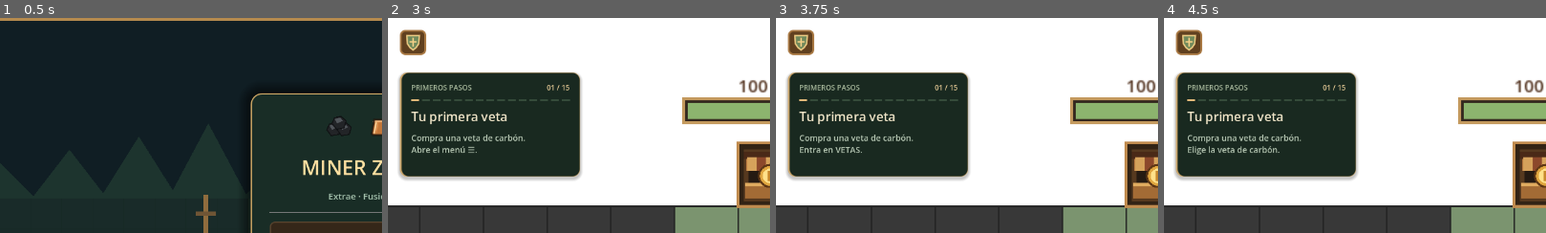
Above: before the commit, frames 1-4 (left to right).
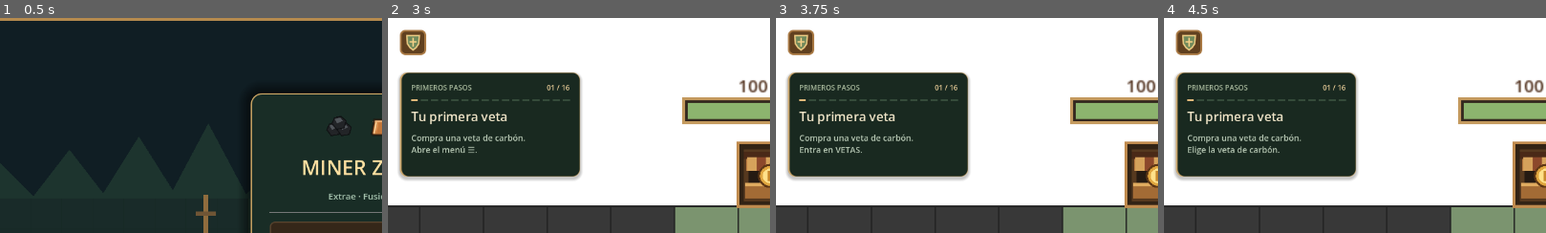
Above: after the commit, the same moments.

Repository: Therix13/MinerZombier
Game: Godot game, scene res://main.tscn
The game is run twice, just before and just after one commit, with the same random seed, the same clock (stepped at 60 frames per second) and the same inputs.
Inputs (mouse positions are % of the whole screen's width and height, from its top left):
- Up to frame 1 (0.5 s): no input
- Up to frame 2 (3 s): click "NUEVA PARTIDA" at 0.5 s; click "ACTIVAR CLIC AUTOMÁTICO" at 1.25 s; tap Enter at 2 s; move the mouse to (72, 45) at 2.02 s; tap Backspace at 2.1 s; click (72, 45) at 2.17 s; click "Omitir" at 2.75 s
- Up to frame 3 (3.75 s): click "☰" at 3.5 s
- Up to frame 4 (4.5 s): click (87, 18) at 4.27 s
The pictures show only the part of the screen within x 0-50%, y 0-50%; the shares and areas given below are measured in that part.

Frame 1 is identical in both runs. In frame 2, 0.2% of the frame differs, in the area x 7-48%, y 31-39%; in frame 3, 0.2%; in frame 4, 0.2%.

Commit message:
Teach mine expansion after tier-three brass ingot

Diff:
--- a/Scripts/day_night_manager.gd
+++ b/Scripts/day_night_manager.gd
@@ -15,12 +15,12 @@
 	"Tu primera veta", "Pepitas hasta nivel 4", "Fusiona tus vetas",
 	"Una veta de nivel 3", "Una veta de nivel 4", "El siguiente mineral",
 	"Tu primera veta de latón", "Construye un horno", "Enciende el horno",
-	"Tu primer lingote", "Lingotes hasta nivel 3", "Compra las defensas",
+	"Tu primer lingote", "Lingotes hasta nivel 3", "Compra la expansión", "Compra las defensas",
 	"Construye un lanzapepitas", "Carga la munición", "Comienza la primera noche",
 	"¡Tutorial completado!",
 ]
-const TUTORIAL_LAST_STEP: int = 15
-const TUTORIAL_DISPLAY_STEPS: int = 15
+const TUTORIAL_LAST_STEP: int = 16
+const TUTORIAL_DISPLAY_STEPS: int = 16
 
 # A budget stays earned while the player places its batch of veins.
 var funded_steps: Dictionary = {}
@@ -188,10 +188,11 @@
 		if not vein_fusion_targets().is_empty(): return 0
 		if not funded_steps.has(tutorial_step): return {2:100,3:200,4:400}[tutorial_step]
 		return economy.COAL_VEIN_PRICE
-	if tutorial_step == 11: return 0 if platforms_ready() else economy.DEFENSE_TILE_PRICE
-	if tutorial_step == 12:
+	if tutorial_step == 11: return 0 if grid.cave_width >= 7 else economy.EXPANSION_PRICE
+	if tutorial_step == 12: return 0 if platforms_ready() else economy.DEFENSE_TILE_PRICE
+	if tutorial_step == 13:
 		return 0 if launcher_ready() or launcher_blueprint_cell() != Vector2i(-999,-999) else economy.LAUNCHER_PRICE
-	if tutorial_step == 13 and ammo_vein() == Vector2i(-999,-999): return economy.COAL_VEIN_PRICE
+	if tutorial_step == 14 and ammo_vein() == Vector2i(-999,-999): return economy.COAL_VEIN_PRICE
 	return 0
 
 func needs_tutorial_income() -> bool:
@@ -274,9 +275,10 @@
 			8: completed = furnace_fueled()
 			9: completed = brass_ingot_created
 			10: completed = brass_ingot_3_created
-			11: completed = platforms_ready()
-			12: completed = launcher_ready()
-			13: completed = launcher_full()
+			11: completed = grid.cave_width >= 7
+			12: completed = platforms_ready()
+			13: completed = launcher_ready()
+			14: completed = launcher_full()
 		if not completed: break
 		tutorial_step += 1
 	refreshing_tutorial = false
@@ -329,14 +331,16 @@
 	if tutorial_step == 10:
 		return "Fusiona lingotes de latón hasta Nv. 3.\nCada lingote nuevo consume 20 de combustible."
 	if tutorial_step == 11:
+		return "Reúne 500 de oro para ampliar la mina." if needs_tutorial_income() else "Compra la expansión de la mina."
+	if tutorial_step == 12:
 		return "Reúne 1000 de oro para las plataformas." if needs_tutorial_income() else "Compra las plataformas de defensa."
-	if tutorial_step == 12:
+	if tutorial_step == 13:
 		if needs_tutorial_income(): return "Reúne 200 de oro para el lanzapepitas."
 		if launcher_blueprint_cell() != Vector2i(-999,-999): return "Entrega un lingote de latón Nv. 3 y uno Nv. 1."
 		if not launchers.launchers.is_empty(): return "Mueve el lanzapepitas a una plataforma."
 		return "Coloca el plano del lanzapepitas en una plataforma."
-	if tutorial_step == 13: return "Llena el lanzapepitas con 5 pepitas Nv. 1."
-	if tutorial_step == 14: return "Pulsa INICIAR NOCHE."
+	if tutorial_step == 14: return "Llena el lanzapepitas con 5 pepitas Nv. 1."
+	if tutorial_step == 15: return "Pulsa INICIAR NOCHE."
 	return "¡Tutorial completado!"
 
 func income_instruction() -> String:
@@ -390,7 +394,7 @@
 	if tutorial_step == 8: return resource_targets("coal",4,furnace_cell)
 	if tutorial_step == 9: return smelting_targets()
 	if tutorial_step == 10: return ingot_targets(3)
-	if tutorial_step == 12:
+	if tutorial_step == 13:
 		var plan: Vector2i = launcher_blueprint_cell()
 		if plan != Vector2i(-999,-999):
 			var delivered: Dictionary = mining.construction.plans[plan]["delivered"]
@@ -398,7 +402,7 @@
 		for cell: Vector2i in launchers.launchers:
 			if not launchers.is_active_position(cell): return [cell,grid.defense_cell("left")]
 		return [grid.defense_cell("left")]
-	if tutorial_step == 13: return ammo_targets()
+	if tutorial_step == 14: return ammo_targets()
 	return []
 
 func launcher_ready() -> bool:
@@ -476,7 +480,7 @@
 	return day == 4 and not is_night and not defeated and launchers.launchers.size() < 2
 
 func can_start_night() -> bool:
-	if is_tutorial_active() and (tutorial_step < 14 or not launcher_full()): return false
+	if is_tutorial_active() and (tutorial_step < 15 or not launcher_full()): return false
 	return not is_night and not defeated and not launchers.launchers.is_empty() and has_ammo()
 
 func start_night() -> bool:
--- a/Scripts/save_manager.gd
+++ b/Scripts/save_manager.gd
@@ -5,6 +5,7 @@
 const StartScreenScript = preload("res://Scripts/start_screen.gd")
 const ZombieScript = preload("res://Scripts/zombie.gd")
 const VERSION := 1
+const TUTORIAL_REVISION := 2
 const DEFAULT_PATH := "user://savegame.dat"
 const SESSION_ACTION: StringName = &"mine_defense_session_action"
 const SKIP_START: StringName = &"mine_defense_skip_start_screen"
@@ -152,7 +153,7 @@
 	camera_data["position"] = game.camera.position
 	camera_data["zoom"] = game.camera.zoom.x
 	return {
-		"version": VERSION, "saved_at": int(Time.get_unix_time_from_system()),
+		"version": VERSION, "tutorial_revision": TUTORIAL_REVISION, "saved_at": int(Time.get_unix_time_from_system()),
 		"coins": game.economy.coins, "developer_mode": game.economy.developer_mode,
 		"grid": {"width": game.grid.cave_width, "height": game.grid.cave_height, "platforms": not game.grid.defense_tiles.is_empty()},
 		"veins": veins, "resources": game.mining.nugget_stores().duplicate(true),
@@ -266,6 +267,12 @@
 	}
 	for key: String in CYCLE_FIELDS:
 		game.cycle.set(key,data["cycle"].get(key,tutorial_defaults.get(key,game.cycle.get(key))))
+	# Revision 2 inserts expansion between ingot fusion and the defense lessons.
+	if int(data.get("tutorial_revision",1)) < TUTORIAL_REVISION and game.cycle.tutorial_step >= 11:
+		if game.cycle.day == 1 and not game.cycle.is_night and not game.cycle.tutorial_skipped and game.cycle.tutorial_step < 15 and game.grid.cave_width < 7:
+			game.cycle.tutorial_step = 11
+		else:
+			game.cycle.tutorial_step += 1
 	for enemy: Node in get_tree().get_nodes_in_group("zombies"):
 		if game.is_ancestor_of(enemy):
 			enemy.remove_from_group("zombies")
@@ -327,6 +334,7 @@
 	return true
 
 func valid_snapshot(data: Dictionary) -> bool:
+	if not data.get("tutorial_revision",1) is int or data.get("tutorial_revision",1) not in [1,TUTORIAL_REVISION]: return false
 	if data.get("version") != VERSION or not number(data.get("saved_at"),0,1e12) or not number(data.get("coins"),0,1e12) or not data.get("developer_mode") is bool: return false
 	if not dictionary_keys(data,["grid","veins","resources","belts","junctions","drills","launchers","compactors","furnaces","saws","blueprints","progression","cycle","wave","camera"]): return false
 	var map: Dictionary = data["grid"]
--- a/Scripts/shop_manager.gd
+++ b/Scripts/shop_manager.gd
@@ -568,11 +568,13 @@
 	if cycle == null or not cycle.is_tutorial_active(): return {}
 	if cycle.needs_tutorial_income(): return {}
 	var game: Node = get_parent().get_parent()
-	if cycle.tutorial_step == 11 and not cycle.platforms_ready():
+	if cycle.tutorial_step == 11 and grid.cave_width < 7:
+		return {"category":"EXPANSION","item":"expansion","instruction":"Compra la expansión."}
+	if cycle.tutorial_step == 12 and not cycle.platforms_ready():
 		return {"category":"DEFENSA","item":"defense_platforms","instruction":"Compra las plataformas."}
-	if cycle.tutorial_step == 12 and not cycle.launcher_ready() and cycle.launcher_blueprint_cell() == Vector2i(-999,-999) and cycle.launchers.launchers.is_empty() and not game.get("placing_launcher"):
+	if cycle.tutorial_step == 13 and not cycle.launcher_ready() and cycle.launcher_blueprint_cell() == Vector2i(-999,-999) and cycle.launchers.launchers.is_empty() and not game.get("placing_launcher"):
 		return {"category":"DEFENSA","item":"launcher","instruction":"Elige el lanzapepitas."}
-	if cycle.tutorial_step == 13 and cycle.ammo_vein() == Vector2i(-999,-999) and not game.get("placing_coal"):
+	if cycle.tutorial_step == 14 and cycle.ammo_vein() == Vector2i(-999,-999) and not game.get("placing_coal"):
 		return {"category":"VETAS","item":"coal","instruction":"Compra una veta de carbón Nv. 1 para munición."}
 	if cycle.tutorial_step == 6 and not game.get("placing_brass"):
 		return {"category":"VETAS","item":"brass","instruction":"Elige la veta de latón."}
@@ -591,7 +593,7 @@
 	return purchase["instruction"]
 
 func tutorial_ui_target() -> Control:
-	if cycle != null and cycle.is_tutorial_active() and cycle.tutorial_step == 14: return cycle_action
+	if cycle != null and cycle.is_tutorial_active() and cycle.tutorial_step == 15: return cycle_action
 	var purchase: Dictionary = tutorial_purchase()
 	if purchase.is_empty() or shop_animating: return null
 	if not shop_open: return shop_button
--- a/Scripts/tutorial_guide.gd
+++ b/Scripts/tutorial_guide.gd
@@ -48,7 +48,7 @@
 		queue_redraw()
 		return
 	if last_step != cycle.tutorial_step:
-		if last_step < 0 or cycle.tutorial_step == 12: focus_objective.call_deferred()
+		if last_step < 0 or cycle.tutorial_step == 13: focus_objective.call_deferred()
 		last_step = cycle.tutorial_step
 	game.get("shop").update_cycle()
 	queue_redraw()
--- /dev/null
+++ b/tests/expansion_tutorial_save.gd
@@ -0,0 +1,54 @@
+extends SceneTree
+
+var passed := 0
+var failed := 0
+
+func _initialize() -> void:
+	Engine.set_meta(&"mine_defense_skip_start_screen", true)
+	Engine.set_meta(&"mine_defense_intro_seen", true)
+	call_deferred("run_checks")
+
+func check(condition: bool, description: String) -> void:
+	if condition:
+		passed += 1
+		print("PASS: ", description)
+	else:
+		failed += 1
+		print("FAIL: ", description)
+
+func run_checks() -> void:
+	var game: Node = load("res://main.tscn").instantiate()
+	root.add_child(game)
+	current_scene = game
+	await process_frame
+	var saves: Node = game.get_node("SaveGame")
+	var legacy: Dictionary = saves.snapshot()
+	legacy.erase("tutorial_revision")
+	legacy["coins"] = 203
+	legacy["cycle"]["brass_ingot_3_created"] = true
+	legacy["progression"]["unlocked"]["expansion"] = true
+	legacy["resources"]["brass_ingot_3"][Vector2i(14,1)] = 1
+	for old_step: int in [11,12,13,14]:
+		legacy["cycle"]["tutorial_step"] = old_step
+		check(saves.restore_snapshot(legacy), "Legacy defense lesson %d loads" % old_step)
+		check(game.cycle.tutorial_step == 11 and game.economy.coins == 203, "Unexpanded legacy games resume at expansion without losing gold")
+		check(game.mining.items_for("brass_ingot_3").get(Vector2i(14,1)) == 1, "Migration preserves the crafted ingot")
+	check(game.cycle.needs_tutorial_income() and "500" in game.cycle.tutorial_text(), "Migrated tutorial first asks for expansion funds")
+	game.economy.coins = 500
+	check(game.shop.tutorial_purchase().get("category") == "EXPANSION", "With enough gold the migrated tutorial points to expansion")
+	var expanded := legacy.duplicate(true)
+	expanded["grid"]["width"] = 7
+	expanded["grid"]["height"] = 5
+	expanded["cycle"]["tutorial_step"] = 11
+	check(saves.restore_snapshot(expanded) and game.cycle.tutorial_step == 12, "Already expanded legacy games retain the defense lesson")
+	legacy["cycle"]["tutorial_step"] = 15
+	check(saves.restore_snapshot(legacy) and not game.cycle.is_tutorial_active(), "Completed legacy tutorials stay completed")
+	var updated: Dictionary = saves.snapshot()
+	updated["cycle"]["tutorial_step"] = 12
+	check(updated["tutorial_revision"] == 2 and saves.restore_snapshot(updated) and game.cycle.tutorial_step == 12, "New saves keep their exact lesson on reload")
+	updated["tutorial_revision"] = 999
+	check(not saves.valid_snapshot(updated), "Unknown tutorial revisions are rejected")
+	print("Expansion tutorial saves: %d passed, %d failed" % [passed,failed])
+	game.queue_free()
+	await process_frame
+	quit(1 if failed else 0)
--- a/tests/tutorial.gd
+++ b/tests/tutorial.gd
@@ -120,7 +120,7 @@
 	shop = game.shop
 	cycle = game.cycle
 	grid = game.grid
-	check(cycle.TUTORIAL_DISPLAY_STEPS == 15 and game.economy.coins == 100,"Fifteen lessons start with exactly 100 gold")
+	check(cycle.TUTORIAL_DISPLAY_STEPS == 16 and game.economy.coins == 100,"Sixteen lessons start with exactly 100 gold")
 	check(not game.get_node("WorldInteractions").select_item("brass"),"Brass stays locked until a level-four coal vein is created")
 	await purchase_route("VETAS","coal")
 	await click_cell(cycle.coal_cell)
@@ -166,19 +166,24 @@
 	check(not cycle.is_night and not cycle.barrier_broken,"Making a lingot does not start an unprepared night")
 	await finish_workshop_step(10)
 	check(cycle.tutorial_step == 11 and cycle.brass_ingot_3_created,"Actual smelting and fusion produce a level-three brass ingot")
+	check("expansión" in cycle.tutorial_title(),"The next lesson teaches expansion before buying defenses")
+	await fund_goal(500)
+	check(shop.tutorial_purchase().get("category") == "EXPANSION","The expansion lesson points to its unlocked shop category")
+	await purchase_route("EXPANSION","expansion")
+	check(game.grid.cave_width == 7 and game.economy.coins == 0 and cycle.tutorial_step == 12,"Buying expansion spends exactly 500 gold and advances to defense platforms")
 	await fund_goal(1000)
 	await purchase_route("DEFENSA","defense_platforms")
 	shop.close_shop()
 	await wait_shop()
-	check(cycle.tutorial_step == 12 and cycle.platforms_ready(),"Paying 1000 gold unlocks both platforms before the weapon lesson")
+	check(cycle.tutorial_step == 13 and cycle.platforms_ready(),"Paying 1000 gold unlocks both platforms before the weapon lesson")
 	await fund_goal(200)
 	await purchase_route("DEFENSA","launcher")
 	await click_cell(grid.defense_cell("left"))
 	check(cycle.launcher_blueprint_cell() == grid.defense_cell("left") and not cycle.launcher_ready(),"The paid launcher plan is placed on its defense platform")
-	await finish_workshop_step(12)
-	check(cycle.tutorial_step == 13 and cycle.launcher_ready(),"Real tier-three and tier-one ingots complete the launcher")
 	await finish_workshop_step(13)
-	check(cycle.tutorial_step == 14 and cycle.launcher_full(),"Five real level-one nuggets fill its ammunition slots")
+	check(cycle.tutorial_step == 14 and cycle.launcher_ready(),"Real tier-three and tier-one ingots complete the launcher")
+	await finish_workshop_step(14)
+	check(cycle.tutorial_step == 15 and cycle.launcher_full(),"Five real level-one nuggets fill its ammunition slots")
 	check(cycle.is_tutorial_active() and not cycle.is_night and shop.cycle_action.visible,"The final lesson waits for the player to start night one")
 	await action_button()
 	await settle()
